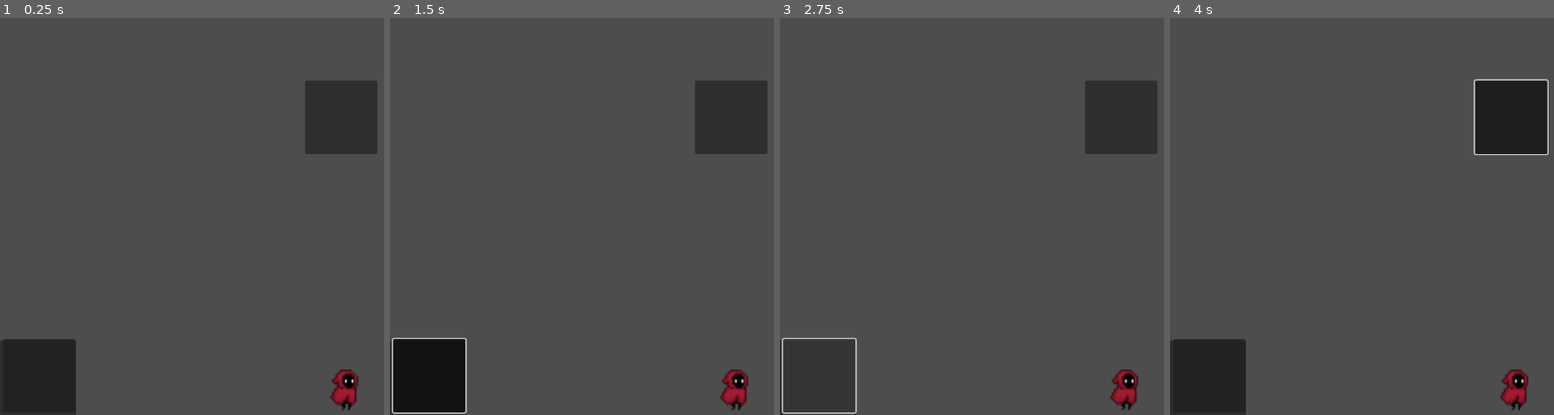
Above: before the commit, frames 1-4 (left to right).
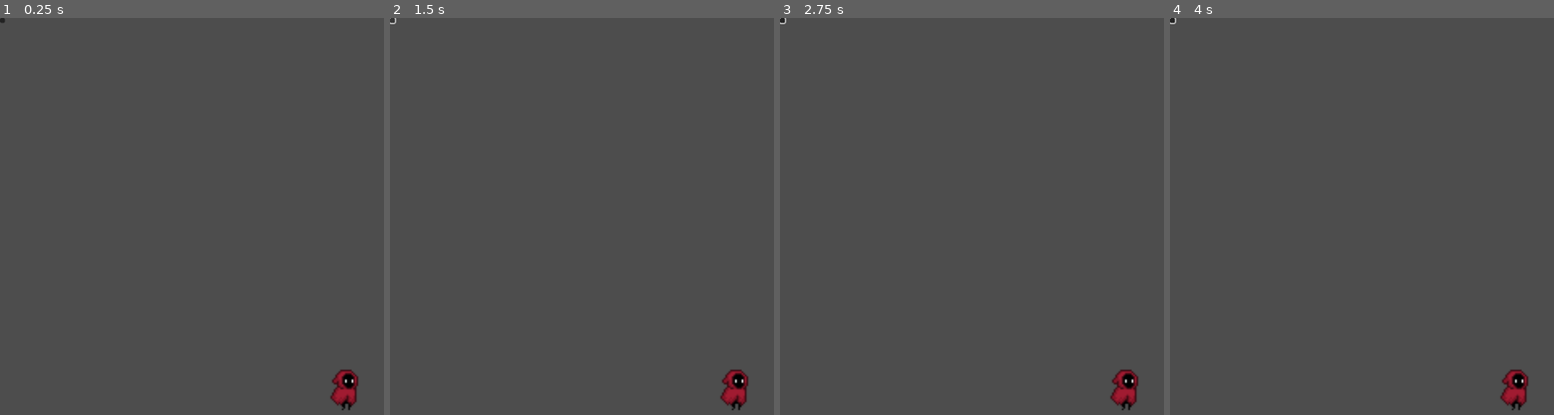
Above: after the commit, the same moments.

Repository: PerformX2/cruz_nicolas_tp1_582301MO
Game: Godot game, scene res://project.godot.tscn
Same seed, same stepped clock (60 frames per second), same inputs: the game is played once before the commit and once after it.
Inputs (mouse positions are in pixels of both pictures, inside the frame that each line leads up to):
- Up to frame 1 (0.25 s): no input
- Up to frame 2 (1.5 s): click (428, 379) at 0.52 s; click (393, 21) at 1.27 s
- Up to frame 3 (2.75 s): click (818, 375) at 2.02 s
- Up to frame 4 (4 s): click (1173, 21) at 2.77 s; click (1511, 117) at 3.52 s

The runs differ from the first frame. In frame 1, 7.3% of the frame differs, in the area x 0-99%, y 0-100%; in frame 2, 7.4%; in frame 3, 3.9%; in frame 4, 7.6%.

Commit message:
shits broken (restart audio buttons)

Diff:
--- /dev/null
+++ b/projet_jeu_nico/button_déclenchement_trigger.gd
@@ -0,0 +1 @@
+extends Button
--- /dev/null
+++ b/projet_jeu_nico/button_interrupteur_toggle.gd
@@ -0,0 +1 @@
+extends Button
--- a/projet_jeu_nico/button_sound.gd
+++ /dev/null
@@ -1,3 +0,0 @@
-extends Button
-func _on_pressed() -> void:
-	$AudioStreamPlayer.play()
--- /dev/null
+++ b/projet_jeu_nico/project.godot.gd
@@ -0,0 +1 @@
+extends Control
--- a/projet_jeu_nico/project.godot.tscn
+++ b/projet_jeu_nico/project.godot.tscn
@@ -1,13 +1,15 @@
-[gd_scene load_steps=57 format=3 uid="uid://dbmvbfvan8544"]
-
-[ext_resource type="Script" uid="uid://bfiypygqnkq6t" path="res://soundbutton_1_interrupteur_toggle.gd" id="1_8vigj"]
+[gd_scene load_steps=58 format=3 uid="uid://dbmvbfvan8544"]
+
 [ext_resource type="Texture2D" uid="uid://b2oyiihqyahkp" path="res://assets/images/AnimationSheet_Character_split/tile000.png" id="1_cmru6"]
-[ext_resource type="AudioStream" uid="uid://2gpsobav3pmi" path="res://assets/audio/feux.wav" id="1_u7k4a"]
+[ext_resource type="Script" uid="uid://cjy6as8rm1h75" path="res://button_déclenchement_trigger.gd" id="1_u7k4a"]
 [ext_resource type="Texture2D" uid="uid://thnexdvje80g" path="res://assets/images/AnimationSheet_Character_split/tile064.png" id="1_xducm"]
+[ext_resource type="Script" uid="uid://r3g6fp6xngky" path="res://button_interrupteur_toggle.gd" id="2_8vigj"]
 [ext_resource type="Texture2D" uid="uid://bknapo5jvrqnv" path="res://assets/images/AnimationSheet_Character_split/tile001.png" id="2_26v4c"]
 [ext_resource type="Texture2D" uid="uid://c24v2jwabhg2o" path="res://assets/images/AnimationSheet_Character_split/tile065.png" id="2_yeknk"]
+[ext_resource type="AudioStream" uid="uid://hy6nqsc2m14u" path="res://assets/audio/suspense-tense-background-music-381891.mp3" id="2_yi46y"]
 [ext_resource type="Texture2D" uid="uid://n10fydo0ext7" path="res://assets/images/AnimationSheet_Character_split/tile008.png" id="3_beifl"]
 [ext_resource type="Texture2D" uid="uid://cws5xcy5g8byo" path="res://assets/images/AnimationSheet_Character_split/tile066.png" id="3_bkxak"]
+[ext_resource type="AudioStream" uid="uid://2gpsobav3pmi" path="res://assets/audio/feux.wav" id="4_hreph"]
 [ext_resource type="Texture2D" uid="uid://c210vvhbxernr" path="res://assets/images/AnimationSheet_Character_split/tile009.png" id="4_mm05w"]
 [ext_resource type="Texture2D" uid="uid://bxp45p184r8hb" path="res://assets/images/AnimationSheet_Character_split/tile067.png" id="4_p34t8"]
 [ext_resource type="Texture2D" uid="uid://yq46et2tc53l" path="res://assets/images/AnimationSheet_Character_split/tile068.png" id="5_jec38"]
@@ -54,7 +56,6 @@
 [ext_resource type="Texture2D" uid="uid://drv55bpe4puuq" path="res://assets/images/AnimationSheet_Character_split/tile018.png" id="48_lh5hq"]
 [ext_resource type="Texture2D" uid="uid://w43q00cpjbgc" path="res://assets/images/AnimationSheet_Character_split/tile019.png" id="49_nltb4"]
 [ext_resource type="Script" uid="uid://bx4pg6r8uo7ro" path="res://animated_sprite_2d.gd" id="52_p34t8"]
-[ext_resource type="Script" uid="uid://duxvgtxg5c2wo" path="res://button_sound.gd" id="53_jec38"]
 
 [sub_resource type="SpriteFrames" id="SpriteFrames_ry48v"]
 animations = [{
@@ -260,59 +261,31 @@
 grow_horizontal = 2
 grow_vertical = 2
 
-[node name="soundbutton1_interrupteur_toggle" type="Button" parent="."]
-layout_mode = 1
-anchors_preset = -1
-anchor_top = 0.812
-anchor_right = 0.108
-anchor_bottom = 1.0
-offset_top = -0.176025
-offset_right = -0.416
-offset_bottom = 2.0
-toggle_mode = true
-script = ExtResource("1_8vigj")
-metadata/void = false
-
-[node name="AudioStreamPlayer" type="AudioStreamPlayer" parent="soundbutton1_interrupteur_toggle"]
-stream = ExtResource("1_u7k4a")
-
-[node name="soundbutton1_déclenchement_trigger" type="Button" parent="."]
-layout_mode = 1
-anchors_preset = -1
-anchor_left = 0.022
-anchor_top = 0.846
-anchor_right = 0.087
-anchor_bottom = 0.956
-offset_left = -20.344
-offset_top = -24.208
-offset_right = 22.776
-offset_bottom = 24.512
-toggle_mode = true
-script = ExtResource("53_jec38")
-
-[node name="AudioStreamPlayer" type="AudioStreamPlayer" parent="soundbutton1_déclenchement_trigger"]
-stream = ExtResource("1_u7k4a")
-
-[node name="colorbutton" type="Button" parent="."]
-layout_mode = 1
-anchors_preset = -1
-anchor_left = 0.451
-anchor_top = 0.195
-anchor_right = 0.517
-anchor_bottom = 0.302
-offset_left = -22.5521
-offset_top = -24.36
-offset_right = 19.416
-offset_bottom = 26.304
-toggle_mode = true
-
-[node name="CollisionShape2D" type="CollisionShape2D" parent="colorbutton"]
-position = Vector2(-486, -90)
-
-[node name="AnimatedSprite2D" type="AnimatedSprite2D" parent="colorbutton"]
-position = Vector2(68, 496)
+[node name="Button_déclenchement_trigger" type="Button" parent="."]
+layout_mode = 0
+offset_right = 8.0
+offset_bottom = 8.0
+script = ExtResource("1_u7k4a")
+
+[node name="AudioStreamPlayer" type="AudioStreamPlayer" parent="Button_déclenchement_trigger"]
+stream = ExtResource("2_yi46y")
+
+[node name="Button_interrupteur_toggle" type="Button" parent="."]
+offset_right = 8.0
+offset_bottom = 8.0
+script = ExtResource("2_8vigj")
+
+[node name="AudioStreamPlayer" type="AudioStreamPlayer" parent="Button_interrupteur_toggle"]
+stream = ExtResource("4_hreph")
+
+[node name="AnimatedSprite2D" type="AnimatedSprite2D" parent="."]
+position = Vector2(565, 598)
 scale = Vector2(2.64063, 2.64063)
 sprite_frames = SubResource("SpriteFrames_ry48v")
 animation = &"running"
 speed_scale = 1.1
 script = ExtResource("52_p34t8")
+
+[node name="CollisionShape2D" type="CollisionShape2D" parent="AnimatedSprite2D"]
+position = Vector2(0.027, 0.013)
+scale = Vector2(0.378698, 0.378698)
--- a/projet_jeu_nico/soundbutton_1_interrupteur_toggle.gd
+++ /dev/null
@@ -1,6 +0,0 @@
-extends Button
-func _on_toggled(toggled_on: bool) -> void:
-	if toggled_on:
-		$AudioStreamPlayer.play()
-	else:
-		$AudioStreamPlayer.stop()
Not shown, added: projet_jeu_nico/button_déclenchement_trigger.gd.uid
Not shown, added: projet_jeu_nico/button_interrupteur_toggle.gd.uid
Not shown, added: projet_jeu_nico/project.godot.gd.uid
